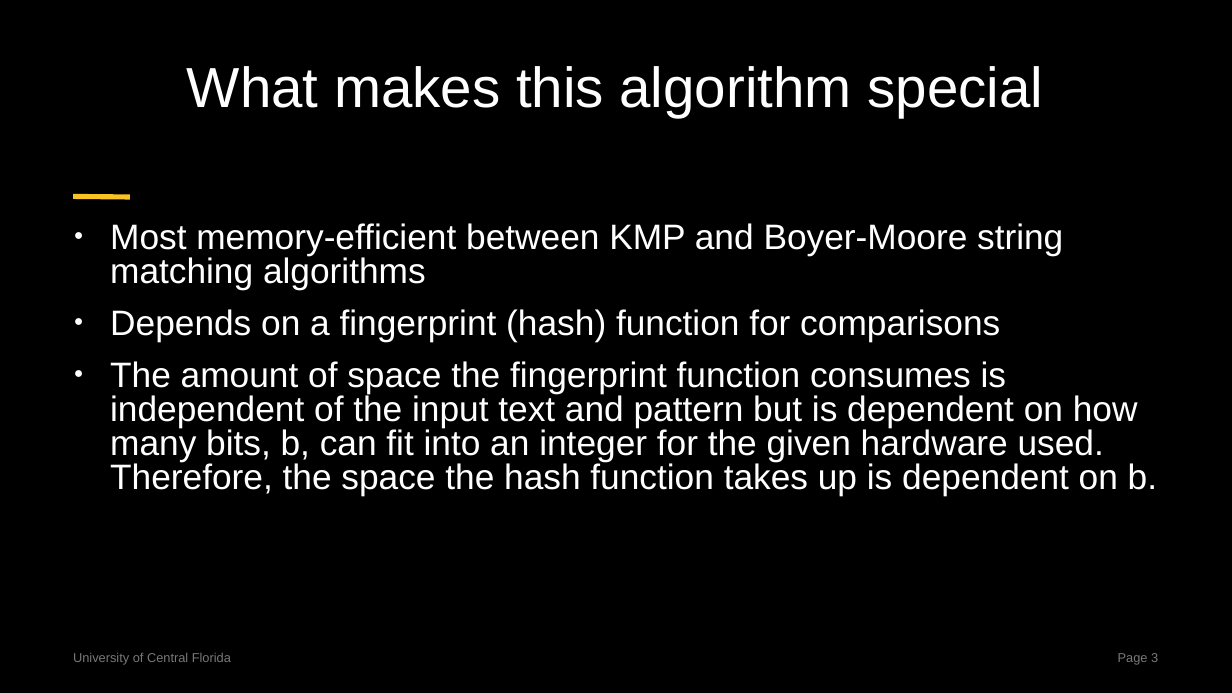
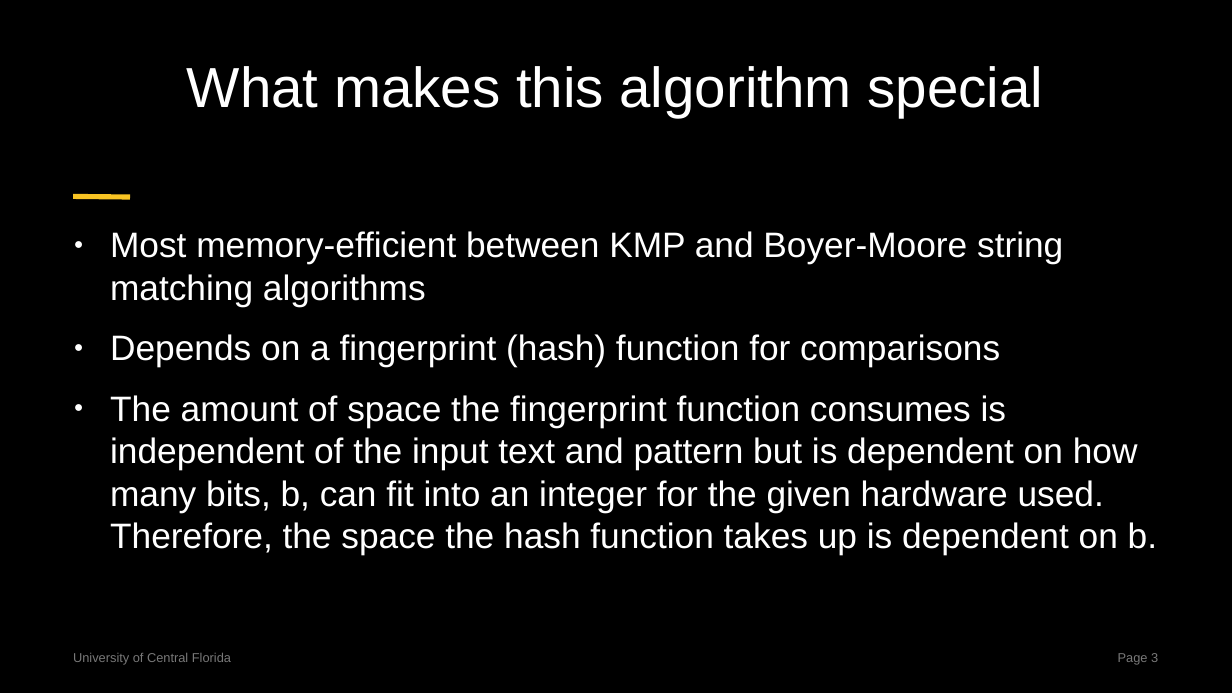
Before and after one commit to centuryhopper/Fall2022CourseContents, a slide deck: slide 3 of CAP6515/paper_presentation_files/rabin-karp-presentation.pptx. Drawn at 1232x693 pixels with LibreOffice and Linux fonts; fonts in the diff are those of the drawing. Boxes give left, top, right and bottom in pixels: in the first picture for what was removed or moved away, otherwise in the second. Text is boxed around its words. In the diff, an @@ line names an element or a change of style, - is before the commit and + after.

```diff
--- a/CAP6515/paper_presentation_files/rabin-karp-presentation.pptx
+++ b/CAP6515/paper_presentation_files/rabin-karp-presentation.pptx
@@ text "Most memory-efficient between KMP and ..." at box(110, 231, 1157, 554): line spacing 0.8 to 1 @@
```
Also in this commit, not shown: 6 other slides changed.
